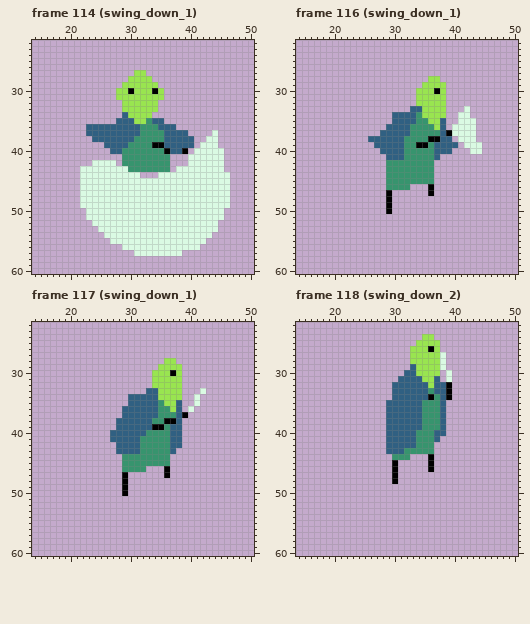
Two states of a pixel-art file, scenes/player/player.aseprite. Above is the file before it was changed.
64x64 pixels, 172 frames. Shown: frame 114 (swing_down_1): x 14..50, y 22..60; frame 116 (swing_down_1): x 14..50, y 22..60; frame 117 (swing_down_1): x 14..50, y 22..60; frame 118 (swing_down_2): x 14..50, y 22..60. The commit also changed other frames, which this record leaves out.
After:
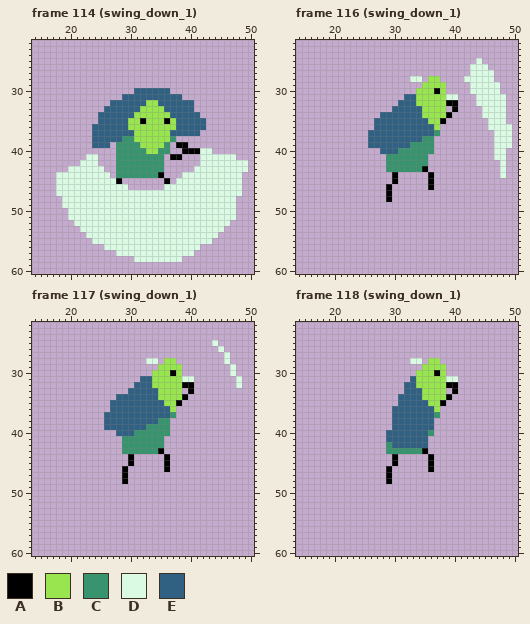
Palette (. is transparent): A #000000  B #99e550  C #37946e  D #dafae3  E #306082
Message: Redo swing down animations
The exact change:
Changed rows in their new state; - is an unchanged pixel.
Frame 114 (swing_down_1):
first column x 18:
27 -------------..-----------------
28 ------------....----------------
29 -----------......---------------
30 ----------...EEEEEE-------------
31 ----------.EEEEEEEEEE-----------
32 ---------EEEEEE--EEEEEE---------
33 --------EEEEEE---BEEEEE---------
34 -------EEEE-E---BBBEEEEE--------
35 -------EEE--B-ABBBABEEEEE-------
36 -----.------BBBBBBBBEEEEE-------
37 -----.-------BBBBBB---EE--.-----
38 -----------CCBBBBBBC...--..-----
39 ------EE-.CC--BBBBC.AA.-...-----
40 ---------.C----BB-C..-AA--..----
41 -----DD---C-------.AA-..----DD--
42 ----DD-...C-------.---..----DDDD
43 --DD----..CC------.-...-----DDDD
44 DDDD-----.CCCCCCCA...--------DD-
45 DDDD------A.......A.---------DD-
46 DDDD--------......-----------DD-
47 DDDD-------------------------DD-
48 -DDD-------------------------D--
49 -DDD-------------------------D--
50 --DDD-----------------------DD--
51 --DDD-----------------------DD--
52 ---DDD---------------------DD---
53 ----DDD--------------------D----
54 -----DDD------------------D-----
55 ------DDD----------------D------
56 --------DDD---------------------
57 ----------DDD--------DD---------
58 -------------DDDDDDDD-----------
Frame 116 (swing_down_1):
first column x 26:
25 ------------------D-----
26 -----------------DDD----
27 -----------------DDDD---
28 -------DD-------DDDDD---
29 -----------------DDDDD--
30 -----------------DDDDD--
31 ------EE-----DD---DDDDD-
32 -----EEE-----AA---DDDDD-
33 ----EEE-------A-.--DDDD-
34 --EE----E----A-..--DDDD-
35 -EEE----EE--A--...--DDD-
36 -EE----EEEE-.-....--DDDD
37 EE-----EEEE-......---DDD
38 ------EEE-C...-...---DDD
39 E-----E-CC-....-...--DDD
40 -----C-----...---..--DD-
41 ---CCC----..---------DD-
42 ----------.-----------D-
43 ---------A.-----------D-
44 ---.A.....A-----------D-
45 ---.A.....A-------------
46 ---A...-----------------
47 ----------.-------------
49 ---.--------------------
50 ---.--------------------
Frame 117 (swing_down_1):
first column x 26:
25 ------------------D----
26 -------------------D---
27 --------------------D--
28 -------DD-----------D--
29 ---------------------D-
30 ---------------------D-
31 ------EE-----DD-------D
32 -----EEE-----AA-------D
33 ----EEE-------A-.------
34 --EE---------A-.-------
35 -EEE-----E--A--.-------
36 -EE------EE-.-.--------
37 EEE------EE-..---------
38 EE------E-C..----------
39 EE-----CCC-..----------
40 -.---CC----..----------
41 -..CCC----...----------
42 --.CCC----...----------
43 --.CCC---A..-----------
44 ---.A.....A------------
45 ---.A.....A------------
46 ---A...----------------
47 ----------.------------
49 ---.-------------------
50 ---.-------------------
Frame 118 (swing_down_1):
first column x 29:
24 ------..----
25 -----....---
26 ----.....---
27 ----......--
28 ----DD.--.--
29 ----..---B--
30 ---..---AB.-
31 --..-B--BB-D
32 -..--BB-BB-A
33 -..---BBBB.A
34 -.----BBBB--
35 ..----EBBA--
36 .-----EEB.--
37 .-----EE-.--
38 .-----EE..--
39 .-----EE..--
40 -----EE-..--
41 -----EE..---
42 C----EE.----
43 CCC---A.----
44 -A..--------
46 A.----------
47 A.----------
48 A.----------
Changed places in both pictures, as pixel boxes (x1, y1, x2, y2):
changed: (56, 70, 248, 262)
changed: (368, 58, 512, 214)
changed: (104, 340, 242, 496)
changed: (386, 334, 458, 484)
